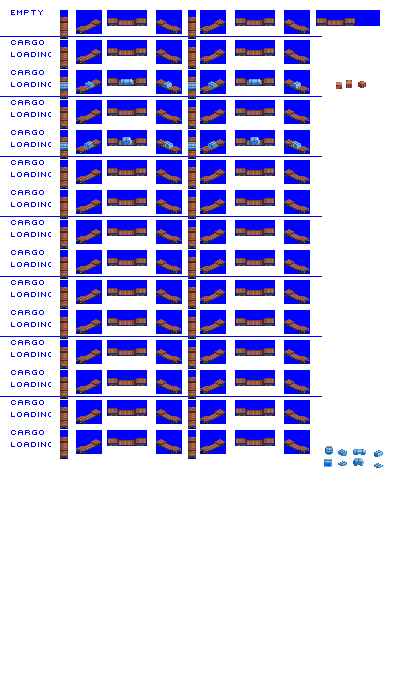
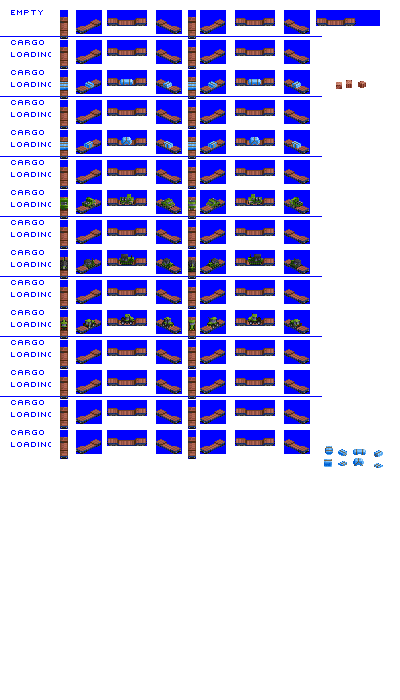
Layers edited between the first and the second w=400, h=700 image:
added layer "2000 loads" above "1960 loads" over [60,254,303,330]
renamed "Layer 1" to "generic_loads", painted on it over [60,194,303,210]
